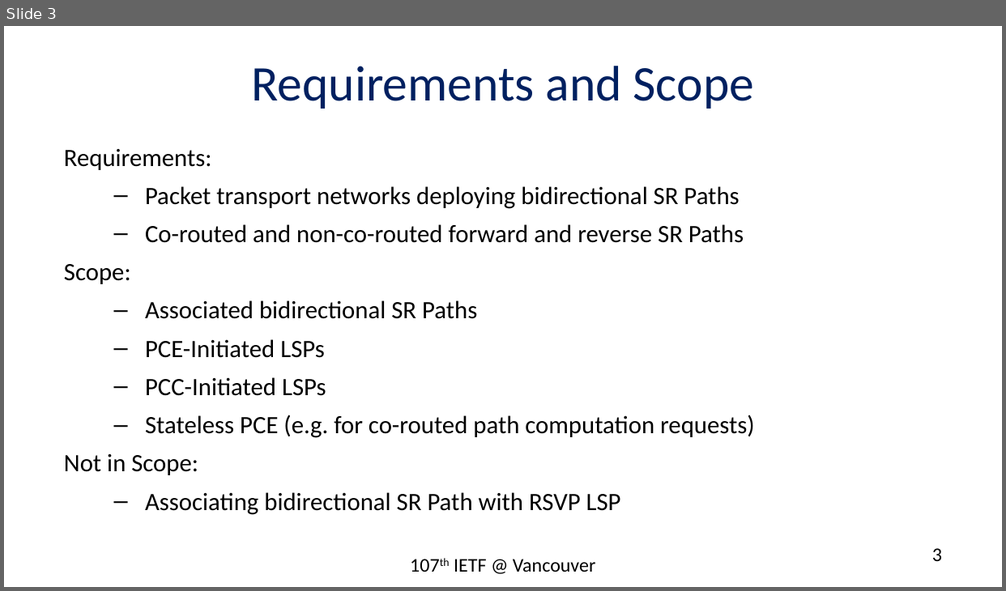
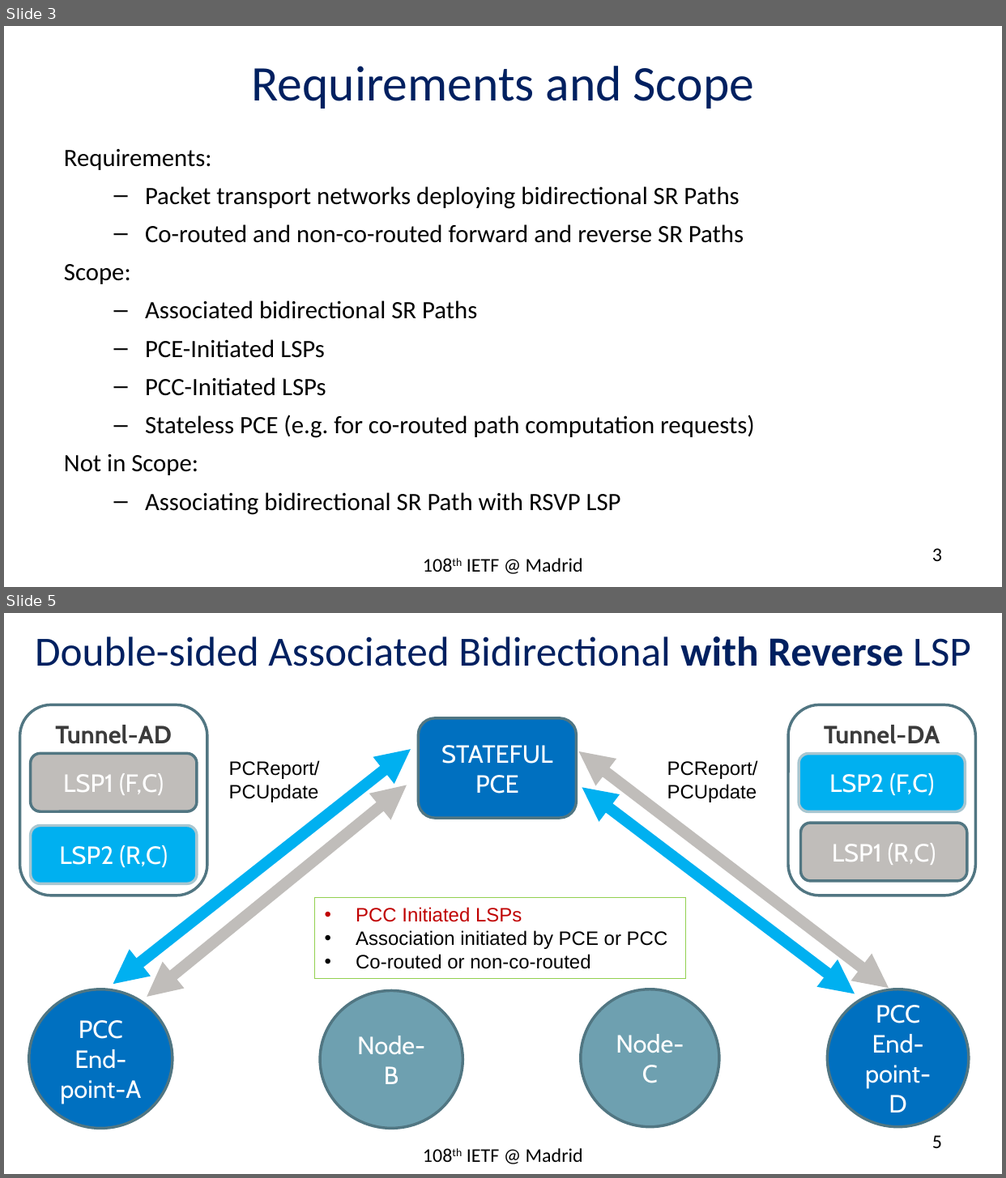
Before and after one commit to rakgandhi/ietf-public, a slide deck: draft-ietf-pce-sr-bidir-path-02.pptx. Shown one above the other, each under a label of ours: slide 3 before the commit, slides 3 and 5 after it; the slides between them are not shown. The pictures are 1006x591 and 1006x1178 pixels, drawn with LibreOffice and Linux fonts; fonts in the diff are those of the drawing. Boxes give left, top, right and bottom in pixels: in the first picture for what was removed or moved away, otherwise in the second. Text is boxed around its words. In the diff, an @@ line names an element or a change of style, - is before the commit and + after.

```diff
--- a/draft-ietf-pce-sr-bidir-path-02.pptx
+++ b/draft-ietf-pce-sr-bidir-path-02.pptx
@@ slide 5 added at (4,613,1002,1174), background #FFFFFF @@
@@ title added at (35,636,971,666), 30 pt, text #002060 @@
+Double-sided Associated Bidirectional with Reverse LSP
@@ rounded rectangle added at (20,705,207,896), fill #FFFFFF, outline #517682 2 pt, 18 pt, text #3B3B3B, bold @@
+Tunnel-AD
@@ rounded rectangle added at (788,705,976,896), fill #FFFFFF, outline #517682 2 pt, 18 pt, text #3B3B3B, bold @@
+Tunnel-DA
@@ rounded rectangle added at (418,717,576,818), fill #0070C0, outline #517682 2 pt, 18 pt, text #FFFFFF @@
+STATEFUL PCE
@@ rounded rectangle added at (30,754,197,811), fill #C0BDBA, outline #517682 2 pt, 18 pt, text #FFFFFF @@
+LSP1 (F,C)
@@ double arrow added from (113, 984) to (410, 750), #00B0F0 8.25 pt @@
@@ double arrow added from (889, 988) to (579, 752), #C0BDBA 8.25 pt @@
@@ rounded rectangle added at (799,754,965,811), fill #00B0F0, outline #A8C6D0 2 pt, 18 pt, text #FFFFFF @@
+LSP2 (F,C)
@@ text added at (229,760,320,803), 14 pt, text #000000 @@
+PCReport/
+PCUpdate
@@ text added at (667,760,758,803), 14 pt, text #000000 @@
+PCReport/
+PCUpdate
@@ double arrow added from (406, 786) to (147, 997), #C0BDBA 8.25 pt @@
@@ double arrow added from (582, 788) to (854, 995), #00B0F0 8.25 pt @@
@@ rounded rectangle added at (30,825,197,884), fill #00B0F0, outline #A8C6D0 2 pt, 18 pt, text #FFFFFF @@
+LSP2 (R,C)
@@ rounded rectangle added at (800,823,967,880), fill #C0BDBA, outline #517682 2 pt, 18 pt, text #FFFFFF @@
+LSP1 (R,C)
@@ rectangle added at (314,898,685,979), outline #92D050 0.75 pt, 14 pt, text #000000 @@
+• PCC Initiated LSPs
+• Association initiated by PCE or PCC
+• Co-routed or non-co-routed
@@ ellipse added at (29,989,172,1128), fill #0070C0, outline #517682 2 pt, 18 pt, text #FFFFFF @@
+PCC End-point-A
@@ ellipse added at (321,991,463,1129), fill #6EA0B0, outline #517682 2 pt, 18 pt, text #FFFFFF @@
+Node-B
@@ ellipse added at (581,989,719,1127), fill #6EA0B0, outline #517682 2 pt, 18 pt, text #FFFFFF @@
+Node-C
@@ ellipse added at (827,989,969,1127), fill #0070C0, outline #517682 2 pt, 18 pt, text #FFFFFF @@
+PCC End-point-D
@@ page number added at (932,1135,942,1148), 14 pt, text #000000 @@
+5
@@ text added at (467,1148,583,1162), 14 pt, text #000000 @@
+108th IETF @ Madrid
@@ slide 3 changed as well @@
@@ text at (467,558,583,572): text changed @@
-107th IETF @ Vancouver
+108th IETF @ Madrid
```
Also in this commit, not shown: 17 other slides changed.
